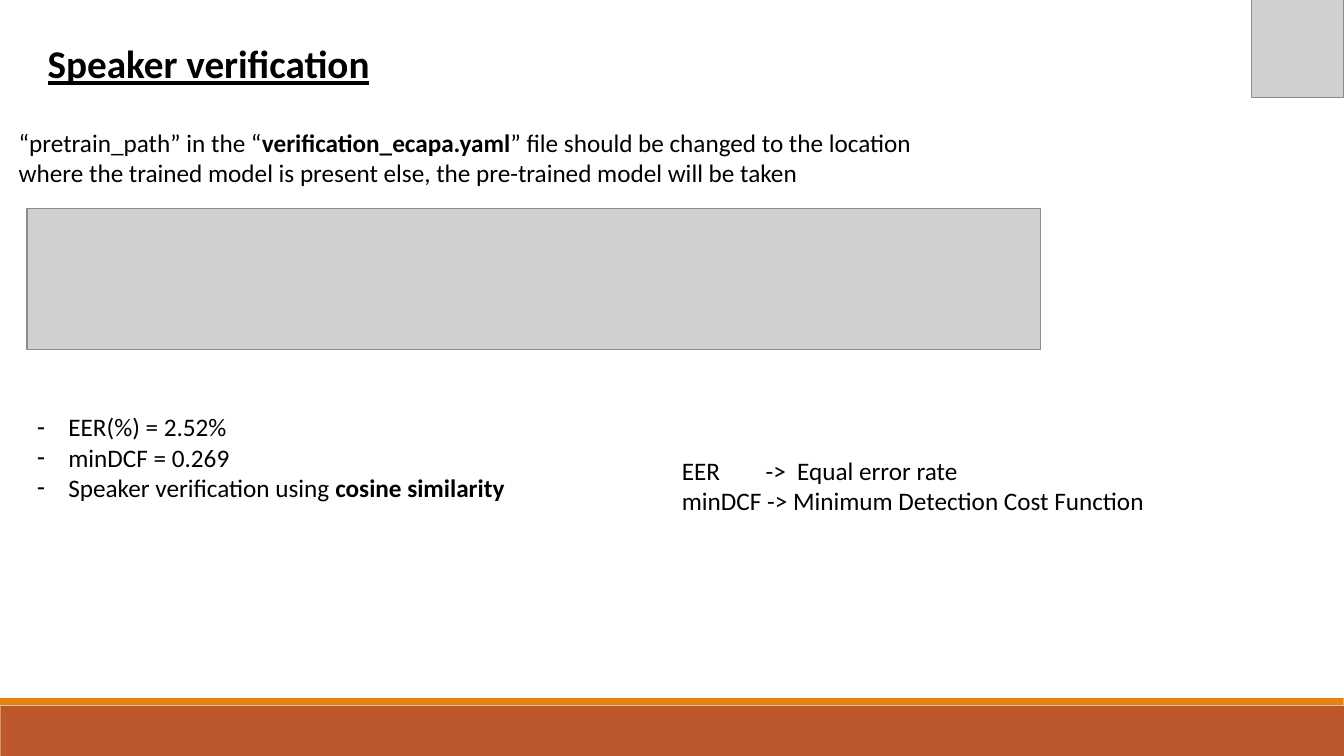
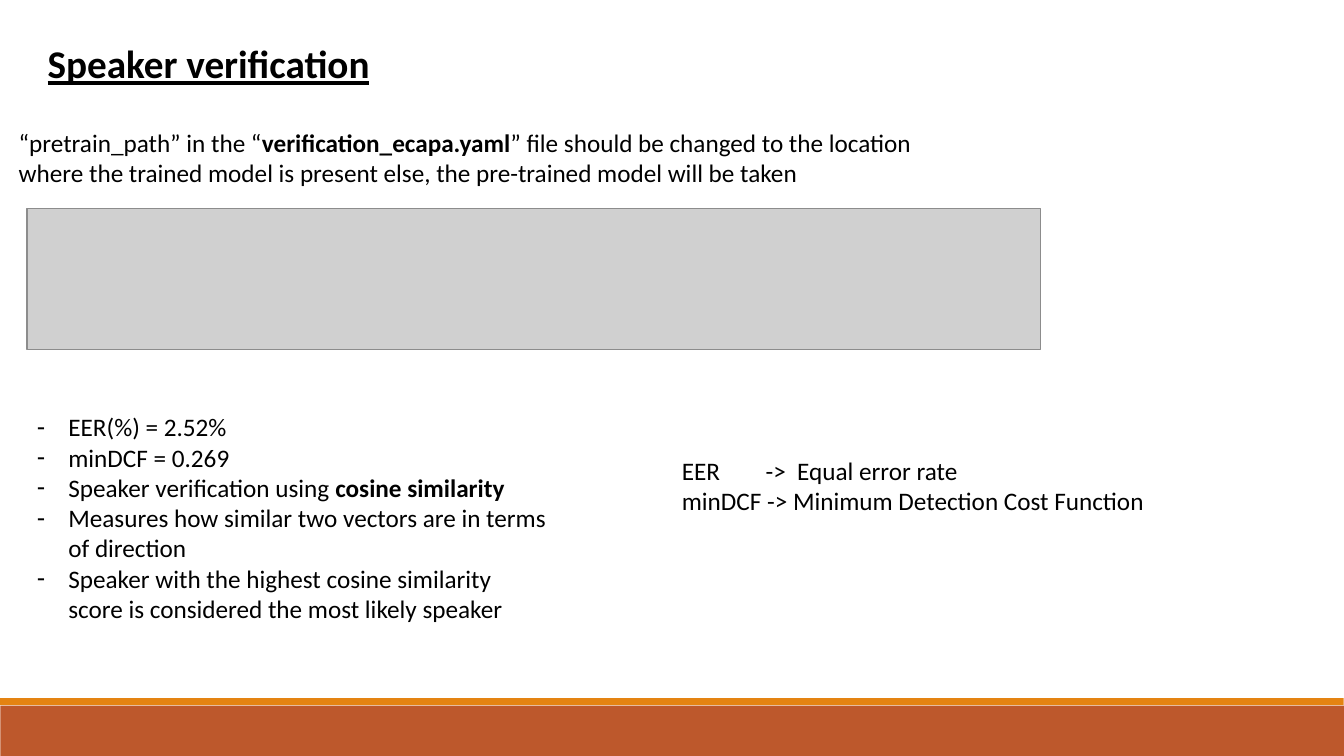
Before and after one commit to mathewcigi-hub/Speaker_verifcation_ECAPA_TDNN, a slide deck: slide 5 of ECAPA-TDNN.pptx. Drawn at 1344x756 pixels with LibreOffice and Linux fonts; fonts in the diff are those of the drawing; grey boxes stand for pictures. Boxes give left, top, right and bottom in pixels: in the first picture for what was removed or moved away, otherwise in the second. Text is boxed around its words. In the diff, an @@ line names an element or a change of style, - is before the commit and + after.

```diff
--- a/ECAPA-TDNN.pptx
+++ b/ECAPA-TDNN.pptx
@@ picture removed at (x1=1251, y1=0, x2=1344, y2=97) @@
@@ text at (x1=68, y1=509, x2=545, y2=622): paragraphs added @@
+– Measures how similar two vectors are in terms of direction
+– Speaker with the highest cosine similarity score is considered the most likely speaker
```
Also in this commit, not shown: 5 other slides changed, 2 slides added, 1 slide removed.
